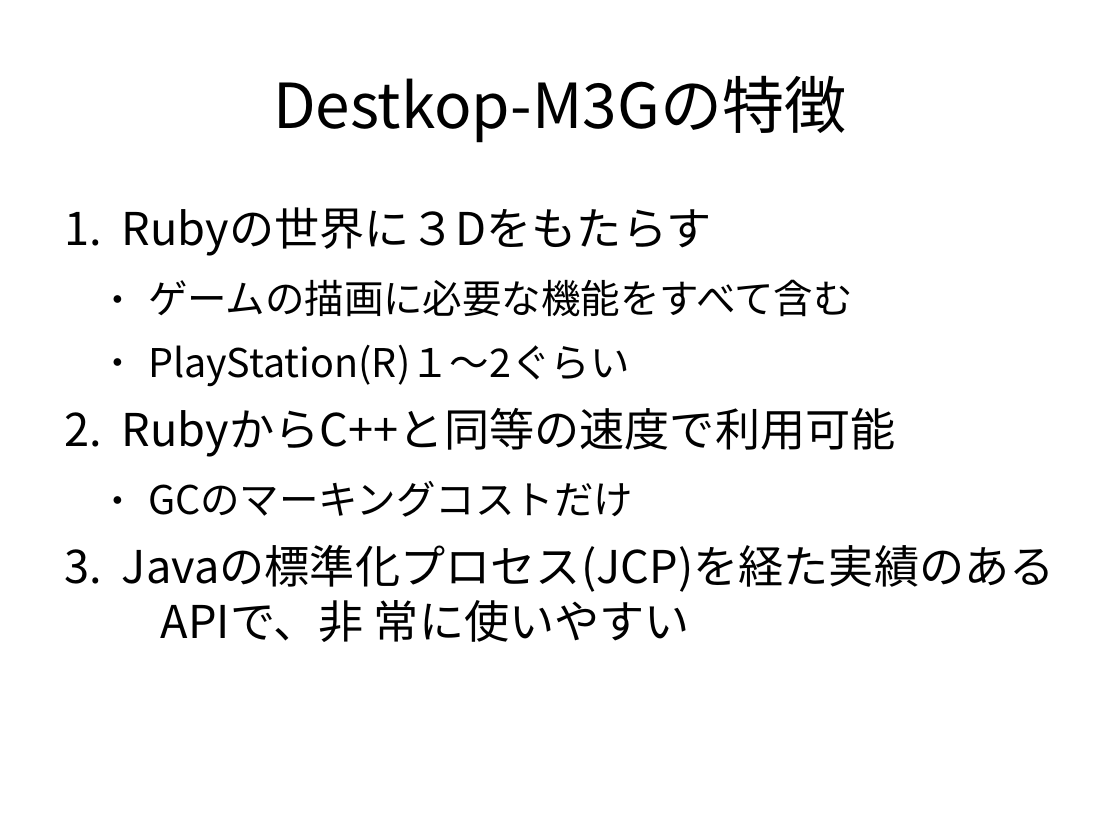
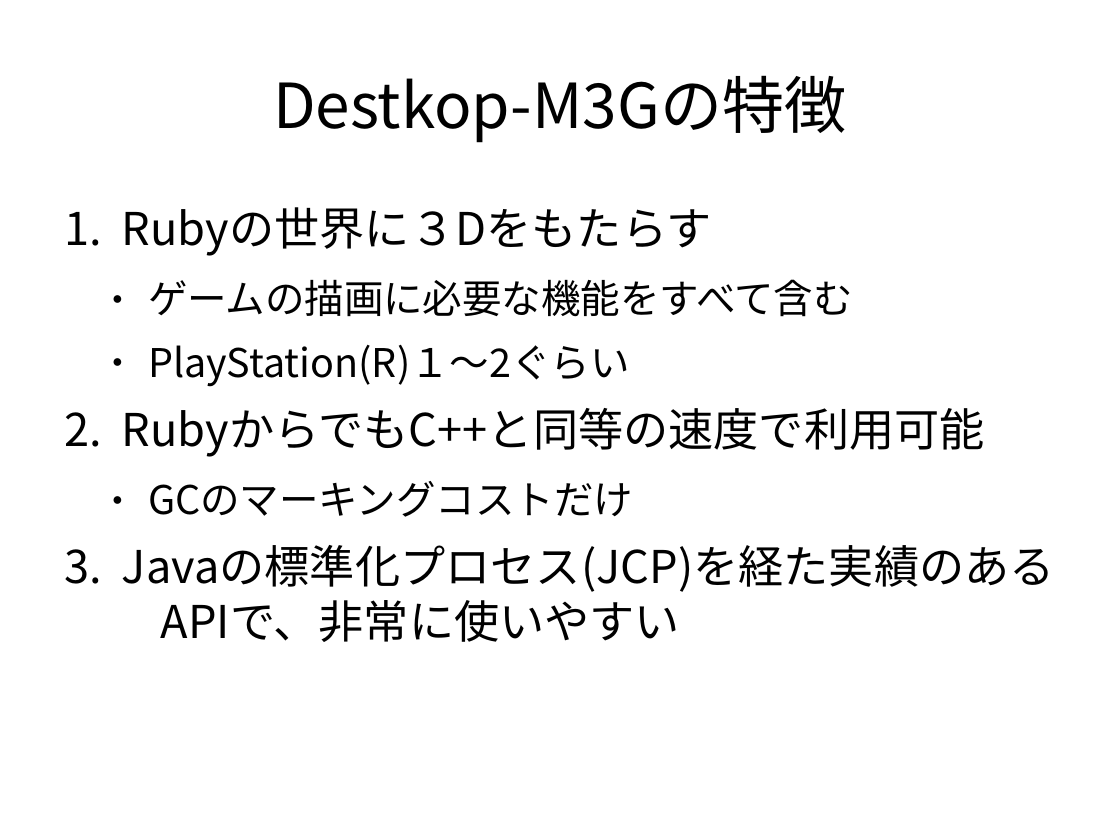
Before and after one commit to vadosnaprimer/desktop-m3g, a slide deck: slide 8 of doc/archives/フクオカRuby大賞-2010-本審査/フクオカRuby大賞2010.odp. Drawn at 1120x840 pixels with LibreOffice and Linux fonts; fonts in the diff are those of the drawing. Boxes give left, top, right and bottom in pixels: in the first picture for what was removed or moved away, otherwise in the second. Text is boxed around its words. In the diff, an @@ line names an element or a change of style, - is before the commit and + after.

```diff
--- a/doc/archives/フクオカRuby大賞-2010-本審査/フクオカRuby大賞2010.odp
+++ b/doc/archives/フクオカRuby大賞-2010-本審査/フクオカRuby大賞2010.odp
@@ text at box(122, 408, 985, 457): text changed @@
-2. RubyからC++と同等の速度で利用可能
+2. RubyからでもC++と同等の速度で利用可能
@@ text at box(122, 545, 1055, 642): spaces changed @@
-3. Javaの標準化プロセス(JCP)を経た実績のある APIで、非 常に使いやすい
+3. Javaの標準化プロセス(JCP)を経た実績のある APIで、非常に使いやすい
```
Also in this commit, not shown: 2 other slides changed.
